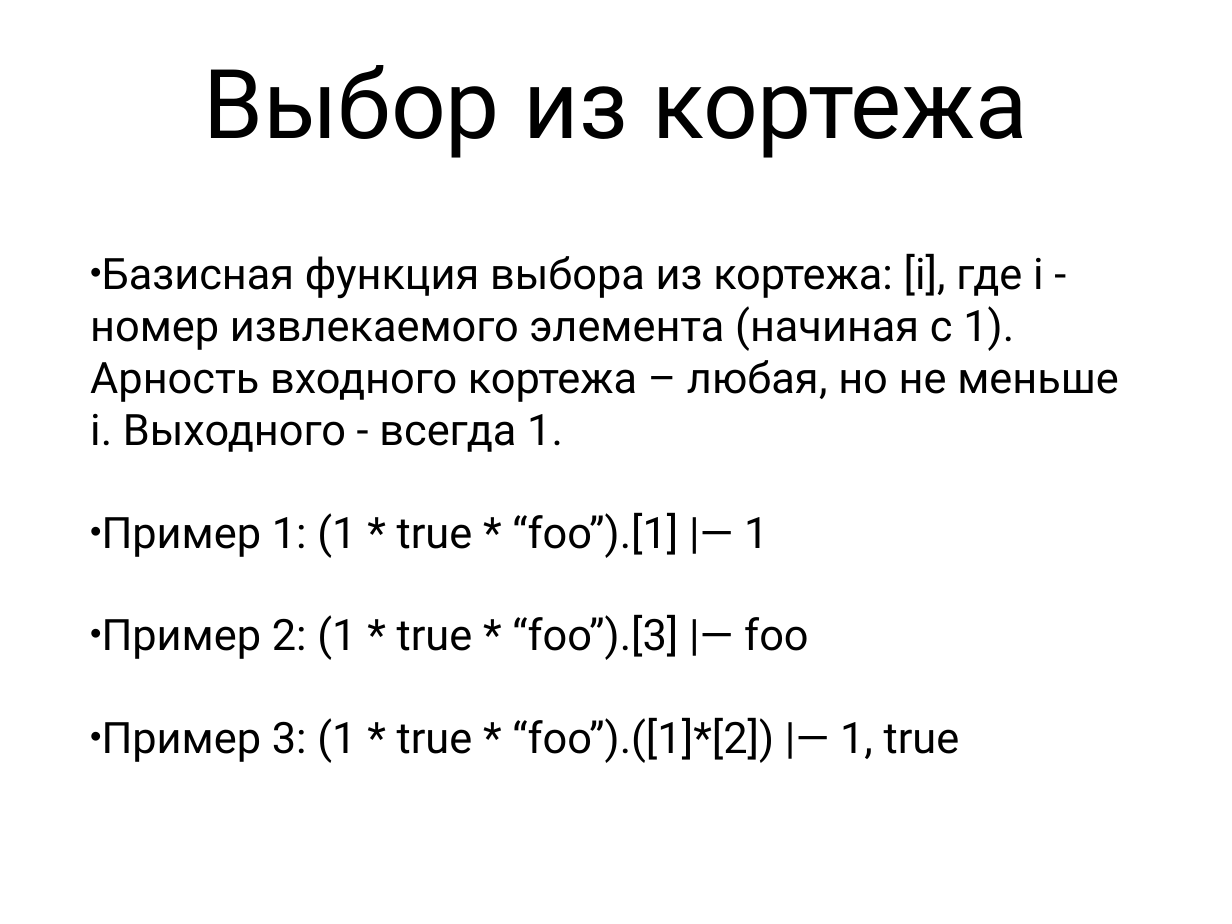
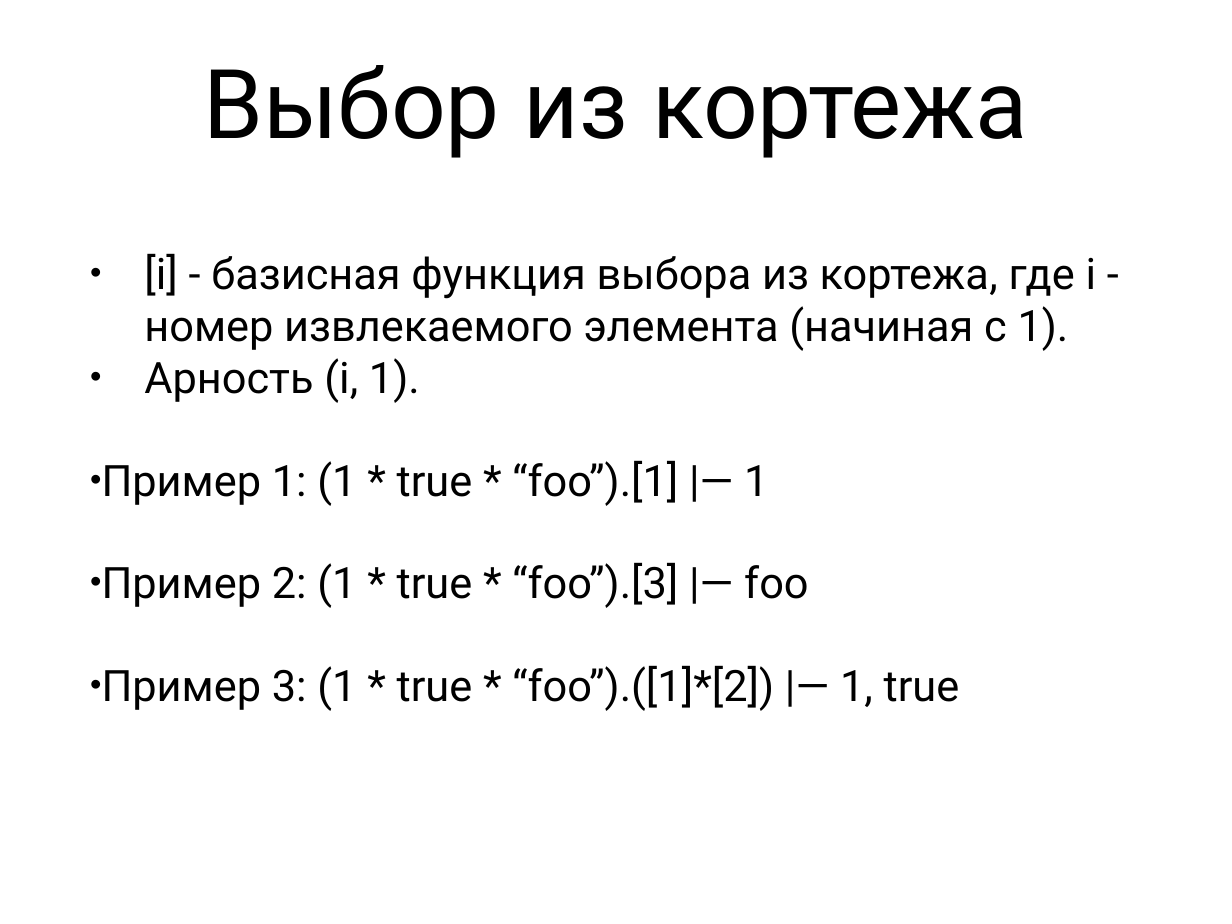
Before and after one commit to Zumisha/Parallel-Programming, a slide deck: slide 13 of Документация/fptl.ppt (slide 14 before the commit). Drawn at 1232x924 pixels with LibreOffice and Linux fonts; fonts in the diff are those of the drawing. Boxes give left, top, right and bottom in pixels: in the first picture for what was removed or moved away, otherwise in the second. Text is boxed around its words. In the diff, an @@ line names an element or a change of style, - is before the commit and + after.

```diff
--- a/Документация/fptl.ppt
+++ b/Документация/fptl.ppt
@@ text at bbox=[144, 253, 1097, 403]: text changed @@
-• Базисная функция выбора из кортежа: [i], где i - номер извлекаемого элемента (начиная с 1). Арность входного кортежа – любая, но не меньше i. Выходного - всегда 1.
+• [i] - базисная функция выбора из кортежа, где i - номер извлекаемого элемента (начиная с 1).
+• Арность (i, 1).
```
Also in this commit, not shown: 26 other slides changed, 1 slide removed, 1 other file.
